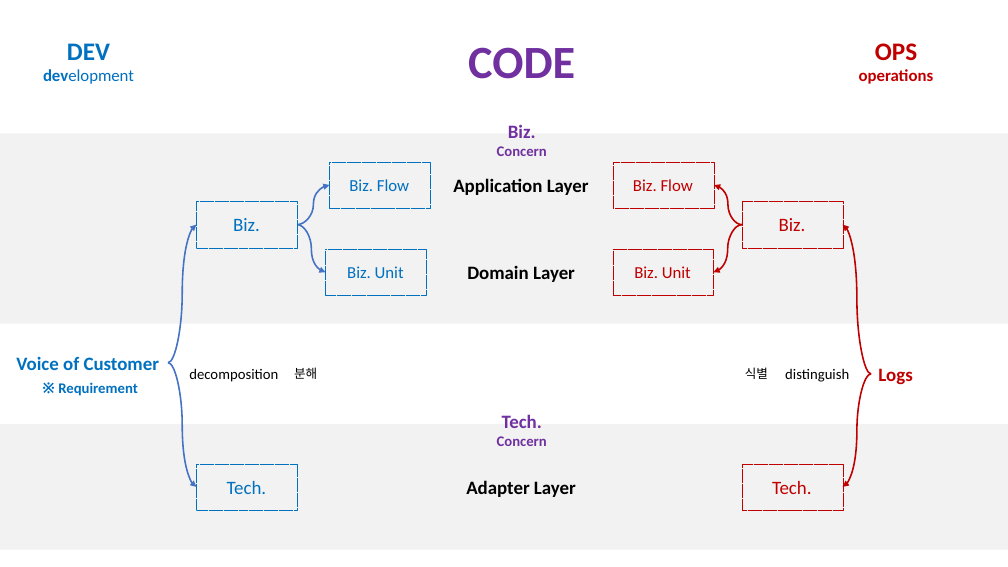
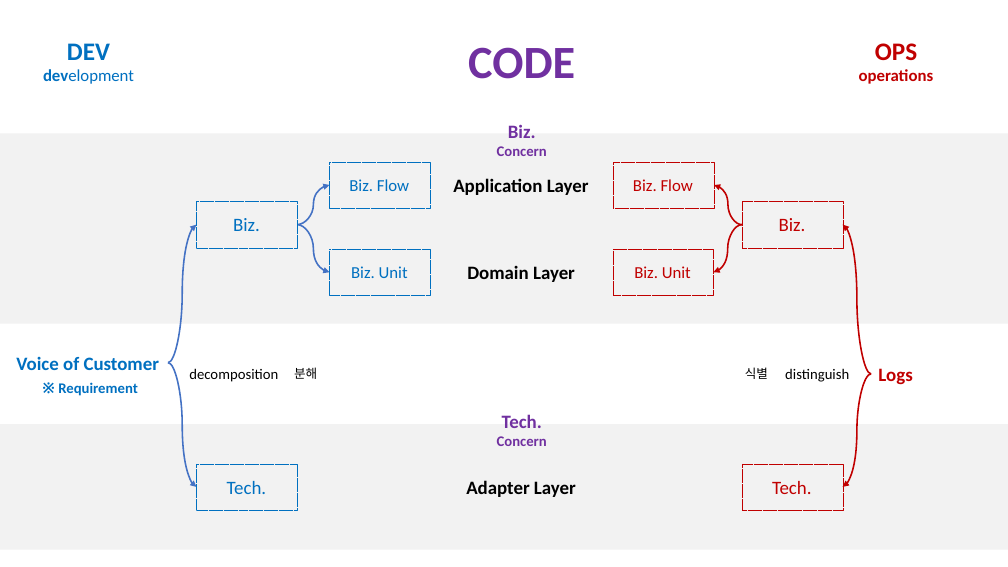
Before and after one commit to hhko/beyondcode, a slide deck: slide 7 of README.pptx (slide 4 before the commit). Drawn at 1008x567 pixels with LibreOffice and Linux fonts; fonts in the diff are those of the drawing. Boxes give left, top, right and bottom in pixels: in the first picture for what was removed or moved away, otherwise in the second. Text is boxed around its words. In the diff, an @@ line names an element or a change of style, - is before the commit and + after.

```diff
--- a/README.pptx
+++ b/README.pptx
@@ curved arrow moved from (297, 225) - (326, 272) to (297, 225) - (330, 272) @@
@@ rectangle moved from (x1=326, y1=249, x2=426, y2=295) to (x1=330, y1=249, x2=430, y2=295) @@
@@ text "Biz. Unit" moved from (x1=347, y1=266, x2=404, y2=278) to (x1=351, y1=266, x2=408, y2=278) @@
```
Also in this commit, not shown: 1 other slide changed, 3 slides added, 3 other files.
